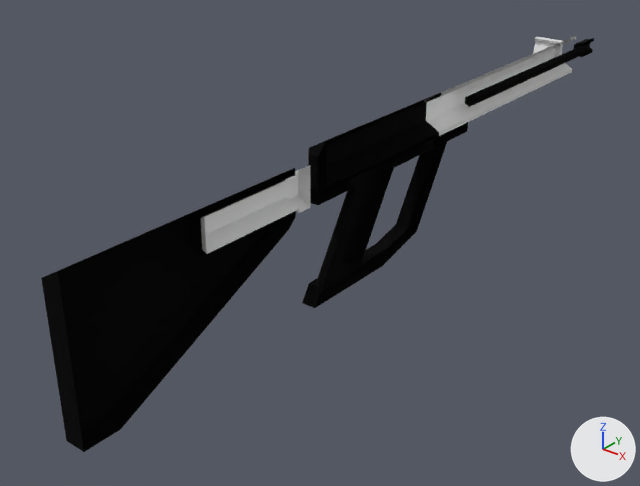
One commit to the glTF model assets/blueprints/liu.glb: the scene before it, then after it.
One viewpoint serves both versions: a 50 mm lens placed at (0.53, -0.693, 0.486), pointed at (-0.076, 0.064, 0.017). Lighting does not change. The marker at lower right points along +X, +Y and +Z. Where no turn or scale is listed for an object, it has been applied to the vertices.

Script lines for the objects in view, before the commit:
```python
me_circle_002 = bpy.data.meshes.new('Circle.002')
me_circle_002.from_pydata(...)  # 122 vertices, 207 faces; spans x -0.024..0.0, y -0.04..0.27, z 0.0..0.187
me_circle_002.materials.append(mat_mat)
me_circle_003 = bpy.data.meshes.new('Circle.003')
me_circle_003.from_pydata(...)  # 20 vertices, 28 faces; spans x -0.024..0.0, y -0.28..0.0, z -0.145..0.027
me_circle_003.materials.append(mat_mat_001)  # black #1a1a1a
me_circle_004 = bpy.data.meshes.new('Circle.004')
me_circle_004.from_pydata(...)  # 48 vertices, 72 faces; spans x -0.014..0.0, y 0.27..0.65, z 0.149..0.171
me_circle_004.materials.append(mat_mat)
me_cylinder = bpy.data.meshes.new('Cylinder')
me_cylinder.from_pydata(...)  # 20 vertices, 28 faces; spans x -0.016..0.0, y -0.13..0.0185, z -0.023..0.023
ob_liu_gun = bpy.data.objects.new('liu.gun', me_circle_002)
ob_liu_gun.location = (0.0, 0.0, 0.0)
ob_liu_gun_002 = bpy.data.objects.new('liu.gun.002', me_circle_004)
ob_liu_gun_002.location = (0.0, 0.0, 0.0)
ob_liu_gun_005 = bpy.data.objects.new('liu.gun.005', me_circle_003)
ob_liu_gun_005.location = (0.0, -0.07, 0.145)
ob_liu_gun_006 = bpy.data.objects.new('liu.gun.006', me_cylinder)
ob_liu_gun_006.location = (0.0, -0.065, 0.145)
# also in view: 'liu.gun.001' at (-0.012, 0.39, 0.16)
```
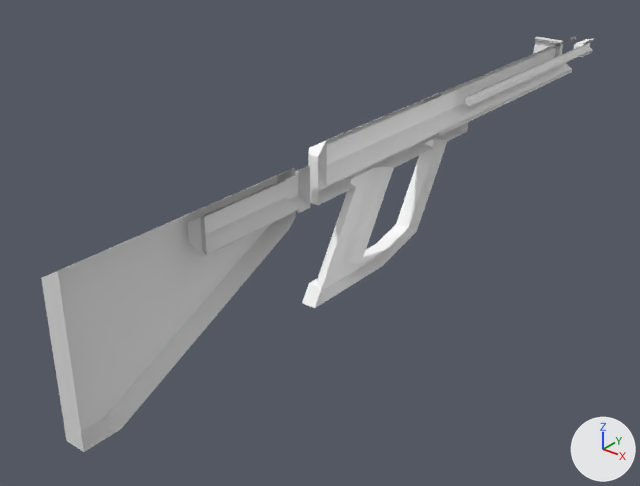
Pixel boxes [x1, y1, x2, y2] of what changed, in the pictures (640 x 486 px):
'liu.gun.005', recoloured (black to grey): [41, 168, 296, 452] in both
'liu.gun', recoloured (black to grey): [302, 92, 468, 308] in both
'liu.gun.002', recoloured (black to grey): [465, 38, 594, 107] in both

The change, as a diff of the scene's bpy script:
```diff
--- a/assets/blueprints/liu.glb.py
+++ b/assets/blueprints/liu.glb.py
@@ mat_defaultmaterial_002 @@
+mat_defaultmaterial_002 = bpy.data.materials.new('DefaultMaterial.002')
+mat_defaultmaterial_002.use_nodes = True; mat_defaultmaterial_002.node_tree.nodes.clear()
+_N = mat_defaultmaterial_002.node_tree.nodes; _L = mat_defaultmaterial_002.node_tree.links
+n0 = _N.new('ShaderNodeOutputMaterial'); n0.name = 'Material Output'
+n1 = _N.new('ShaderNodeBsdfPrincipled'); n1.name = 'Principled BSDF'
+n2 = _N.new('ShaderNodeVertexColor'); n2.name = 'Color Attribute'
+_L.new(n1.outputs[0], n0.inputs[0])  # 'BSDF' to 'Surface'
+_L.new(n2.outputs[0], n1.inputs[0])  # 'Color' to 'Base Color'
@@ mat_defaultmaterial_001 @@
+mat_defaultmaterial_001 = bpy.data.materials.new('DefaultMaterial.001')
+mat_defaultmaterial_001.use_nodes = True; mat_defaultmaterial_001.node_tree.nodes.clear()
+_N = mat_defaultmaterial_001.node_tree.nodes; _L = mat_defaultmaterial_001.node_tree.links
+n0 = _N.new('ShaderNodeOutputMaterial'); n0.name = 'Material Output'
+n1 = _N.new('ShaderNodeBsdfPrincipled'); n1.name = 'Principled BSDF'
+n2 = _N.new('ShaderNodeVertexColor'); n2.name = 'Color Attribute'
+_L.new(n1.outputs[0], n0.inputs[0])  # 'BSDF' to 'Surface'
+_L.new(n2.outputs[0], n1.inputs[0])  # 'Color' to 'Base Color'
@@ me_circle_002 @@
 me_circle_002.from_pydata(...)  # 122 vertices, 207 faces; spans x -0.024..0.0, y -0.04..0.27, z 0.0..0.187
-me_circle_002.materials.append(mat_mat)
+me_circle_002.materials.append(mat_defaultmaterial_001)
@@ me_circle_003 @@
 me_circle_003.from_pydata(...)  # 20 vertices, 28 faces; spans x -0.024..0.0, y -0.28..0.0, z -0.145..0.027
-me_circle_003.materials.append(mat_mat_001)  # black #1a1a1a
@@ me_circle_004 @@
 me_circle_004.from_pydata(...)  # 48 vertices, 72 faces; spans x -0.014..0.0, y 0.27..0.65, z 0.149..0.171
-me_circle_004.materials.append(mat_mat)
+me_circle_004.materials.append(mat_defaultmaterial_002)
```
